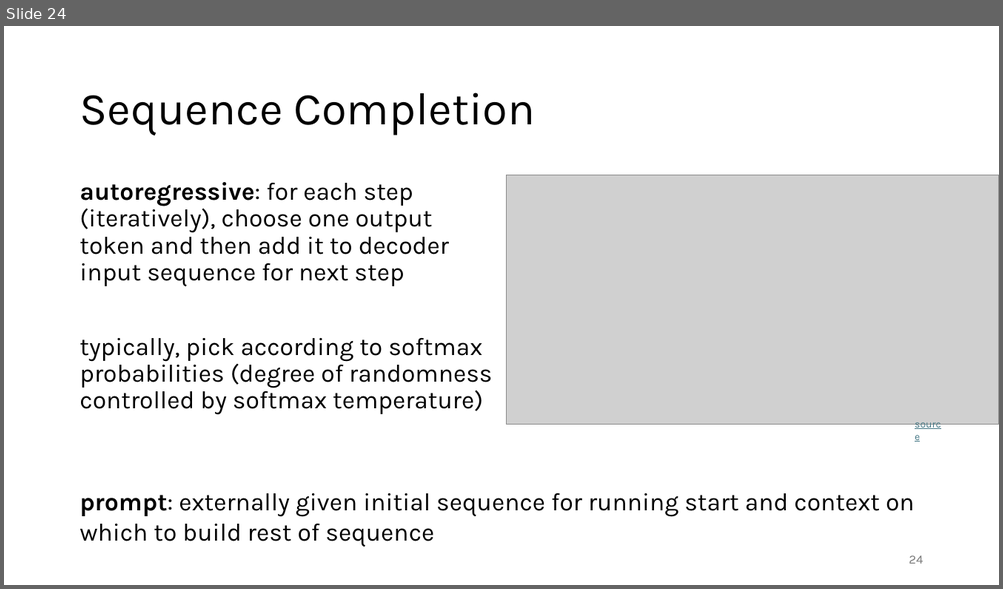
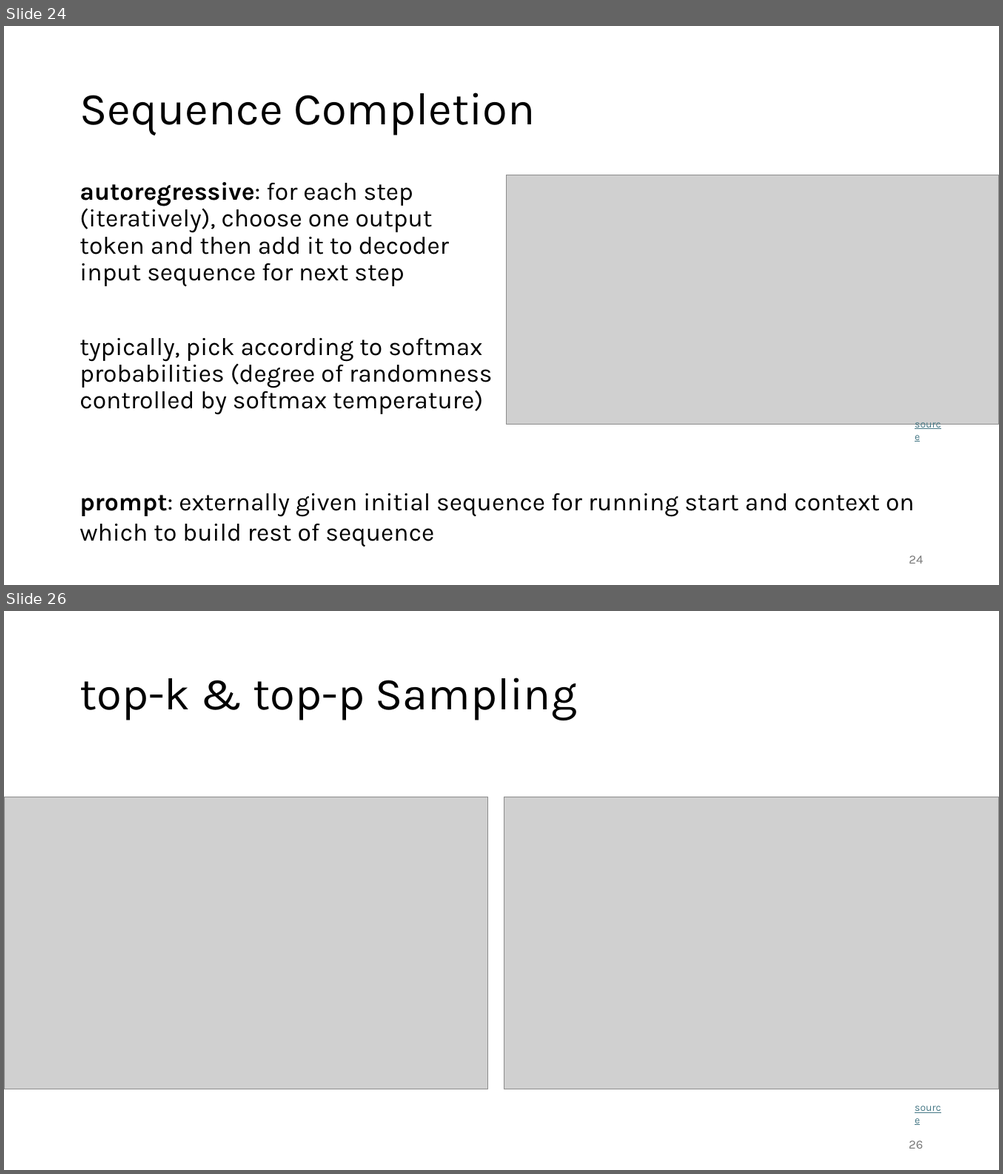
Before and after one commit to FelixWick/language_models, a slide deck: slides/2_transformer.pptx. Shown one above the other, each under a label of ours: slide 24 before the commit, slides 24 and 26 after it; the slides between them are not shown. The pictures are 1003x589 and 1003x1174 pixels, drawn with LibreOffice and Linux fonts; fonts in the diff are those of the drawing; grey boxes stand for pictures. Boxes give left, top, right and bottom in pixels: in the first picture for what was removed or moved away, otherwise in the second. Text is boxed around its words. In the diff, an @@ line names an element or a change of style, - is before the commit and + after.

```diff
--- a/slides/2_transformer.pptx
+++ b/slides/2_transformer.pptx
@@ slide 26 added at [4, 611, 999, 1170], background #FFFFFF @@
@@ title added at [79, 678, 577, 721], 44 pt, text #000000 @@
+top-k & top-p Sampling
@@ picture added at [4, 797, 487, 1089] @@
@@ picture added at [504, 797, 999, 1089] @@
@@ text added at [908, 1098, 954, 1119], 10 pt, text #467886, underline @@
+source
@@ page number added at [908, 1141, 922, 1149], 12 pt, text #797979 @@
+26
```
Also in this commit, not shown: 1 slide changed, 1 other slide added, 2 slides removed, 5 other files.
